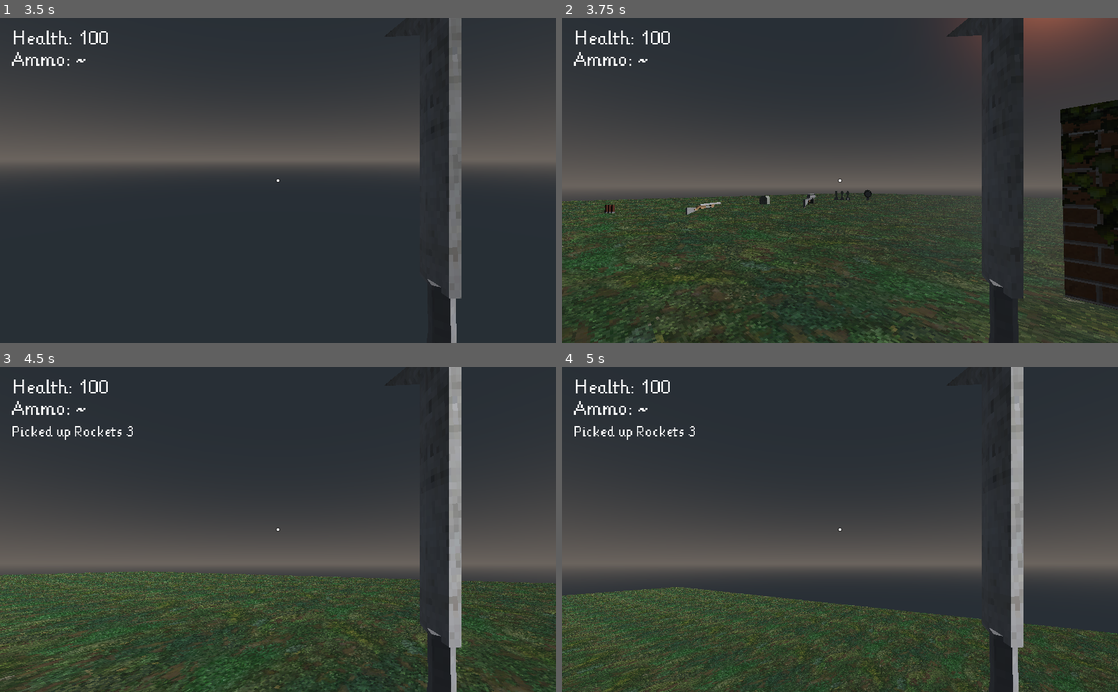
Above: before the commit, frames 1-4 (two rows, left to right).
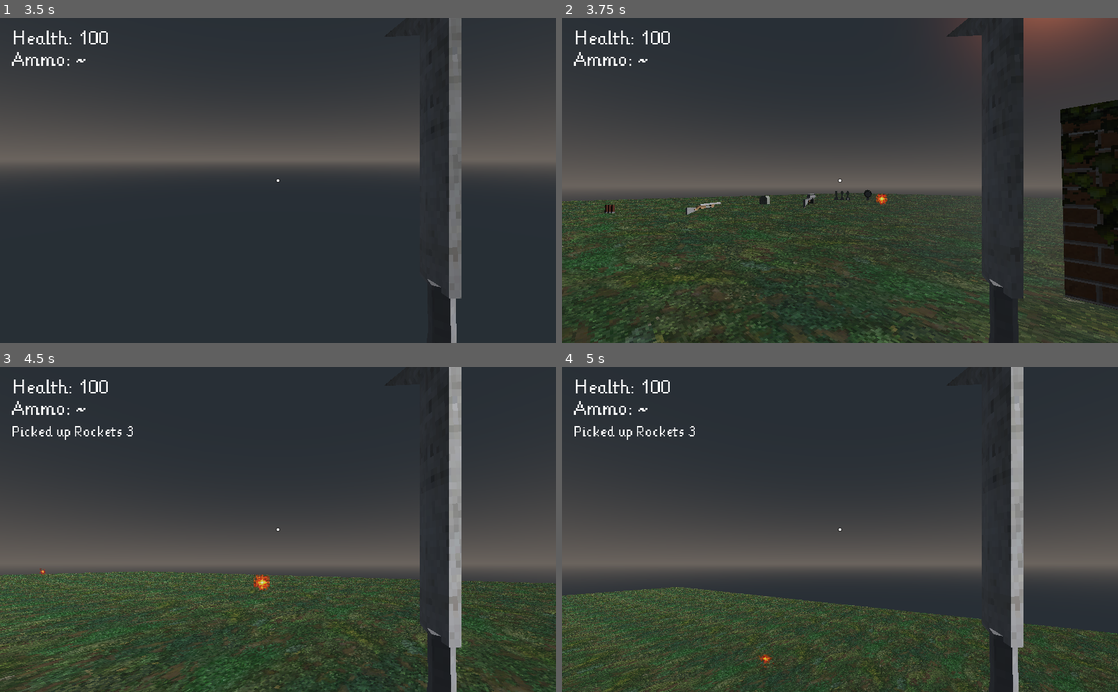
Above: after the commit, the same moments.

Repository: rmanley/retro-3d-fps
Game: Godot game, scene res://scenes/World.tscn
The game is run twice, just before and just after one commit, with the same random seed, the same clock (stepped at 60 frames per second) and the same inputs.
Inputs (mouse positions are in pixels of both pictures, inside the frame that each line leads up to):
- Up to frame 1 (3.5 s): tap Enter at 0.5 s; move the mouse to (305, 180) at 0.52 s; press the mouse at (305, 180) at 0.53 s; hold W (move_forwards) from 0.53 s (still down); tap Space (jump) at 0.77, 1.52, 3.02 s; move the mouse to (250, 180) at 1.27 s; release the mouse at (250, 180) at 1.28 s; tap Shift (crouch) at 1.35 s; move the mouse to (289, 174) at 2.02 s; hold Mouse wheel down (weapon_next) 2.03-2.78 s; move the mouse to (272, 187) at 2.77 s; tap Mouse wheel up (weapon_previous) at 2.85 s
- Up to frame 2 (3.75 s): keep holding W (move_forwards); tap R (restart) at 3.5 s; move the mouse to (878, 183) at 3.52 s; tap 1 at 3.6 s
- Up to frame 3 (4.5 s): keep holding W (move_forwards); tap Space (jump) at 3.77 s; move the mouse to (233, 526) at 4.27 s; tap 2 at 4.35 s
- Up to frame 4 (5 s): keep holding W (move_forwards); tap Space (jump) at 4.52 s

Frame 1 is identical in both runs. In frame 2, less than 0.1% of the frame differs, in the area x 56-59%, y 54-58%; in frame 3, 0.1%, in the area x 7-49%, y 61-69%; in frame 4, less than 0.1%.

Commit message:
Changed screen dimensions

Diff:
--- a/project.godot
+++ b/project.godot
@@ -47,6 +47,10 @@
 config/name="Retro3DFPSTutorial"
 run/main_scene="res://scenes/World.tscn"
 config/icon="res://icon.png"
+
+[display]
+
+window/size/fullscreen=true
 
 [importer_defaults]
 
--- a/scenes/World.tscn
+++ b/scenes/World.tscn
@@ -52,17 +52,26 @@
 [node name="BirdMonster" parent="Navigation" instance=ExtResource( 6 )]
 transform = Transform( -0.258819, 0, 0.965926, 0, 1, 0, -0.965926, 0, -0.258819, 25.0332, 1, -22.722 )
 
+[node name="BirdMonster4" parent="Navigation" instance=ExtResource( 6 )]
+transform = Transform( -0.14116, 0, -0.989987, 0, 1, 0, 0.989987, 0, -0.14116, 25.0332, 1, -22.722 )
+
+[node name="BirdMonster5" parent="Navigation" instance=ExtResource( 6 )]
+transform = Transform( 0.174215, 0, -0.984708, 0, 1, 0, 0.984708, 0, 0.174215, 2.0332, 1, -18.722 )
+
+[node name="BirdMonster6" parent="Navigation" instance=ExtResource( 6 )]
+transform = Transform( 0.977966, 0, 0.208765, 0, 1, 0, -0.208765, 0, 0.977966, 25.0332, 1, -36.722 )
+
 [node name="BirdMonster2" parent="Navigation" instance=ExtResource( 6 )]
 transform = Transform( -0.258819, 0, 0.965926, 0, 1, 0, -0.965926, 0, -0.258819, 16.5246, 1, 0 )
 
 [node name="BirdMonster3" parent="Navigation" instance=ExtResource( 6 )]
-transform = Transform( -1.57048, 0, 5.86112, 0, 6.06788, 0, -5.86112, 0, -1.57048, 1.79504, 1, 26.5978 )
-
-[node name="BirdMonster4" parent="Navigation" instance=ExtResource( 6 )]
-transform = Transform( -0.0955631, 0, 0.356646, 0, 0.369227, 0, -0.356646, 0, -0.0955631, 8.51575, 1, -30.93 )
+transform = Transform( -0.634859, 0, 2.36933, 0, 2.45291, 0, -2.36933, 0, -0.634859, 1.79504, 1, 26.5978 )
 
 [node name="ReptileMonster" parent="Navigation" instance=ExtResource( 7 )]
-transform = Transform( -6.59731, 0, 3.80896, 0, 7.61792, 0, -3.80896, 0, -6.59731, 17.5859, 1, 25.7473 )
+transform = Transform( -1.42885, 0, 0.82495, 0, 1.6499, 0, -0.82495, 0, -1.42885, 17.5859, 1, 25.7473 )
+
+[node name="ReptileMonster2" parent="Navigation" instance=ExtResource( 7 )]
+transform = Transform( 1, 0, 0, 0, 1, 0, 0, 0, 1, 4, 2, -32 )
 
 [node name="Environment" type="Spatial" parent="."]
 __meta__ = {
Not shown, changed: .gitignore
